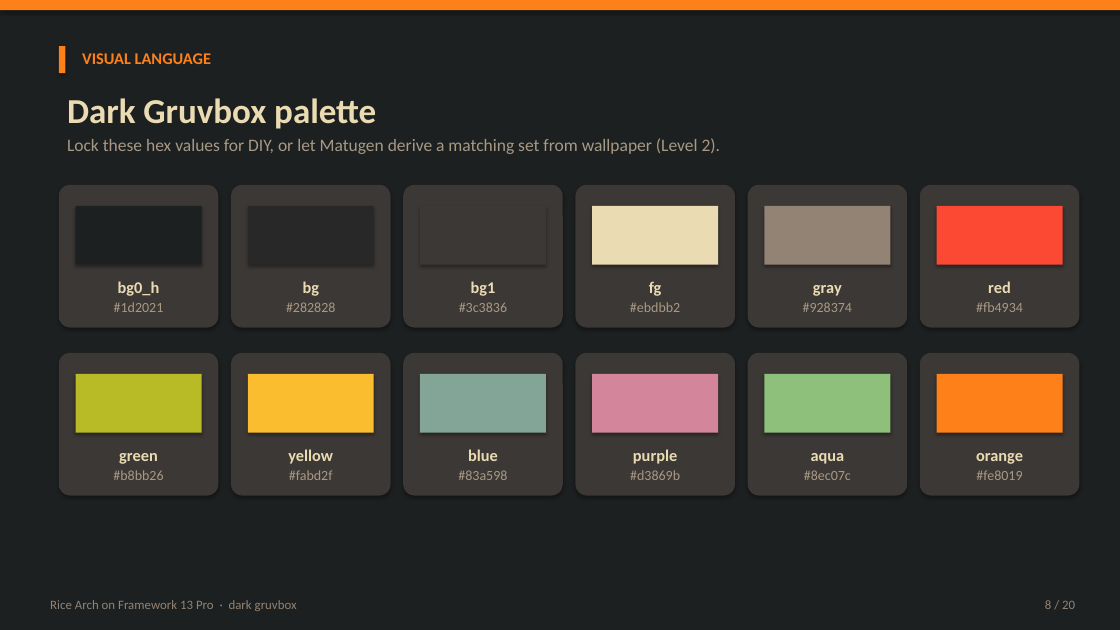
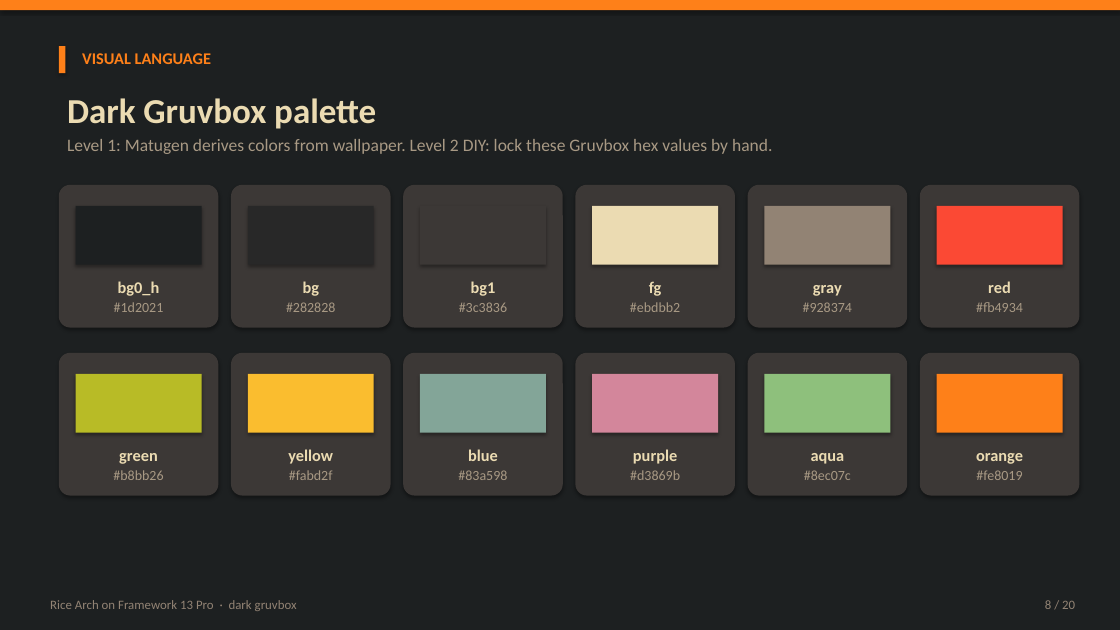
Before and after one commit to WaffleStudioGit/PCPhone, a slide deck: slide 8 of download/How-to-Rice-Arch.pptx. Drawn at 1120x630 pixels with LibreOffice and Linux fonts; fonts in the diff are those of the drawing. Boxes give left, top, right and bottom in pixels: in the first picture for what was removed or moved away, otherwise in the second. Text is boxed around its words. In the diff, an @@ line names an element or a change of style, - is before the commit and + after.

```diff
--- a/download/How-to-Rice-Arch.pptx
+++ b/download/How-to-Rice-Arch.pptx
@@ text at bbox=[67, 139, 772, 154]: text changed @@
-Lock these hex values for DIY, or let Matugen derive a matching set from wallpaper (Level 2).
+Level 1: Matugen derives colors from wallpaper. Level 2 DIY: lock these Gruvbox hex values by hand.
```
Also in this commit, not shown: 15 other slides changed, 3 other files.
